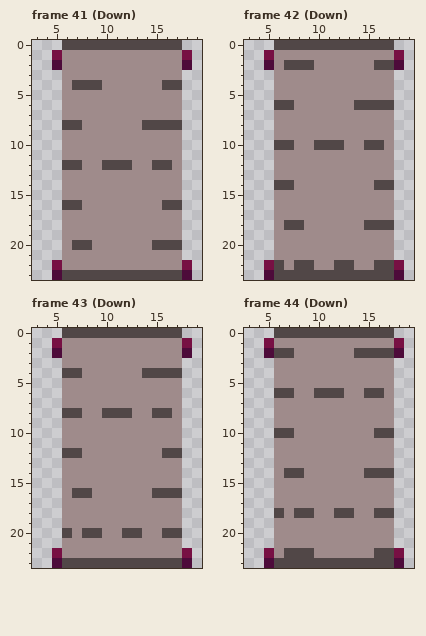
File history of a pixel-art file, assets/images/belt.aseprite. The first picture shows the starting point.
24x24 pixels, 48 frames. Shown: frame 41 (Down): x 3..19, y 0..23; frame 42 (Down): x 3..19, y 0..23; frame 43 (Down): x 3..19, y 0..23; frame 44 (Down): x 3..19, y 0..23. The commit also changed other frames, which this record leaves out.
Now the later version:
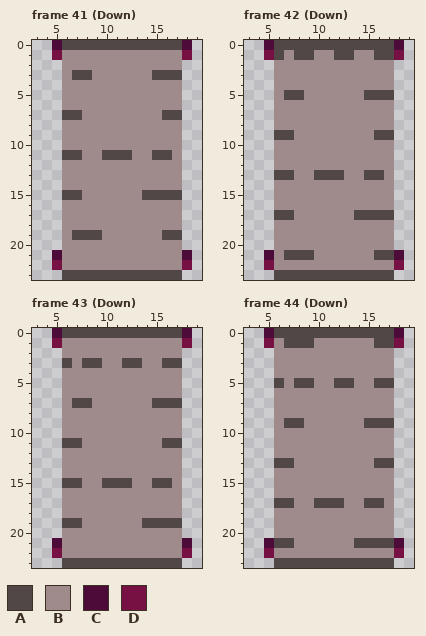
Palette (. is transparent): A #514747  B #9f8b8b  C #4d0b3a  D #771043
Message: Fix down belt animation It was the same as up
From old to new:
Frame 41 (Down), layer "Belt":
Colour A replaces colour B in row 3 at x 7 to 8 and 15 to 17; in row 7 at x 6 to 7 and 16 to 17; in row 11 at x 6 to 7, 10 to 12 and 15 to 16; in row 15 at x 6 to 7 and 14 to 17; in row 19 at x 7 to 9 and 16 to 17.
Colour B replaces colour A in row 4 at x 7 to 9 and 16 to 17; in row 8 at x 6 to 7 and 14 to 17; in row 12 at x 6 to 7, 10 to 12 and 15 to 16; in row 16 at x 6 to 7 and 16 to 17; in row 20 at x 7 to 8 and 15 to 17.
Colour C is added in row 0 at x 5 and 18; in row 21 at x 5 and 18.
Colour C is gone in row 2 at x 5 and 18; in row 23 at x 5 and 18.
Frame 42 (Down), layer "Belt":
Colour A replaces colour B in row 1 at x 6, 8 to 9, 12 to 13 and 16 to 17; in row 5 at x 7 to 8 and 15 to 17; in row 9 at x 6 to 7 and 16 to 17; in row 13 at x 6 to 7, 10 to 12 and 15 to 16; in row 17 at x 6 to 7 and 14 to 17; in row 21 at x 7 to 9 and 16 to 17.
Colour B replaces colour A in row 2 at x 7 to 9 and 16 to 17; in row 6 at x 6 to 7 and 14 to 17; in row 10 at x 6 to 7, 10 to 12 and 15 to 16; in row 14 at x 6 to 7 and 16 to 17; in row 18 at x 7 to 8 and 15 to 17; in row 22 at x 6, 8 to 9, 12 to 13 and 16 to 17.
Colour C is added in row 0 at x 5 and 18; in row 21 at x 5 and 18.
Colour C is gone in row 2 at x 5 and 18; in row 23 at x 5 and 18.
Frame 43 (Down), layer "Belt":
Colour A replaces colour B in row 3 at x 6, 8 to 9, 12 to 13 and 16 to 17; in row 7 at x 7 to 8 and 15 to 17; in row 11 at x 6 to 7 and 16 to 17; in row 15 at x 6 to 7, 10 to 12 and 15 to 16; in row 19 at x 6 to 7 and 14 to 17.
Colour B replaces colour A in row 4 at x 6 to 7 and 14 to 17; in row 8 at x 6 to 7, 10 to 12 and 15 to 16; in row 12 at x 6 to 7 and 16 to 17; in row 16 at x 7 to 8 and 15 to 17; in row 20 at x 6, 8 to 9, 12 to 13 and 16 to 17.
Colour C is added in row 0 at x 5 and 18; in row 21 at x 5 and 18.
Colour C is gone in row 2 at x 5 and 18; in row 23 at x 5 and 18.
Frame 44 (Down), layer "Belt":
Colour A replaces colour B in row 1 at x 7 to 9 and 16 to 17; in row 5 at x 6, 8 to 9, 12 to 13 and 16 to 17; in row 9 at x 7 to 8 and 15 to 17; in row 13 at x 6 to 7 and 16 to 17; in row 17 at x 6 to 7, 10 to 12 and 15 to 16; in row 21 at x 6 to 7 and 14 to 17.
Colour B replaces colour A in row 2 at x 6 to 7 and 14 to 17; in row 6 at x 6 to 7, 10 to 12 and 15 to 16; in row 10 at x 6 to 7 and 16 to 17; in row 14 at x 7 to 8 and 15 to 17; in row 18 at x 6, 8 to 9, 12 to 13 and 16 to 17; in row 22 at x 7 to 9 and 16 to 17.
Colour C is added in row 0 at x 5 and 18; in row 21 at x 5 and 18.
Colour C is gone in row 2 at x 5 and 18; in row 23 at x 5 and 18.
